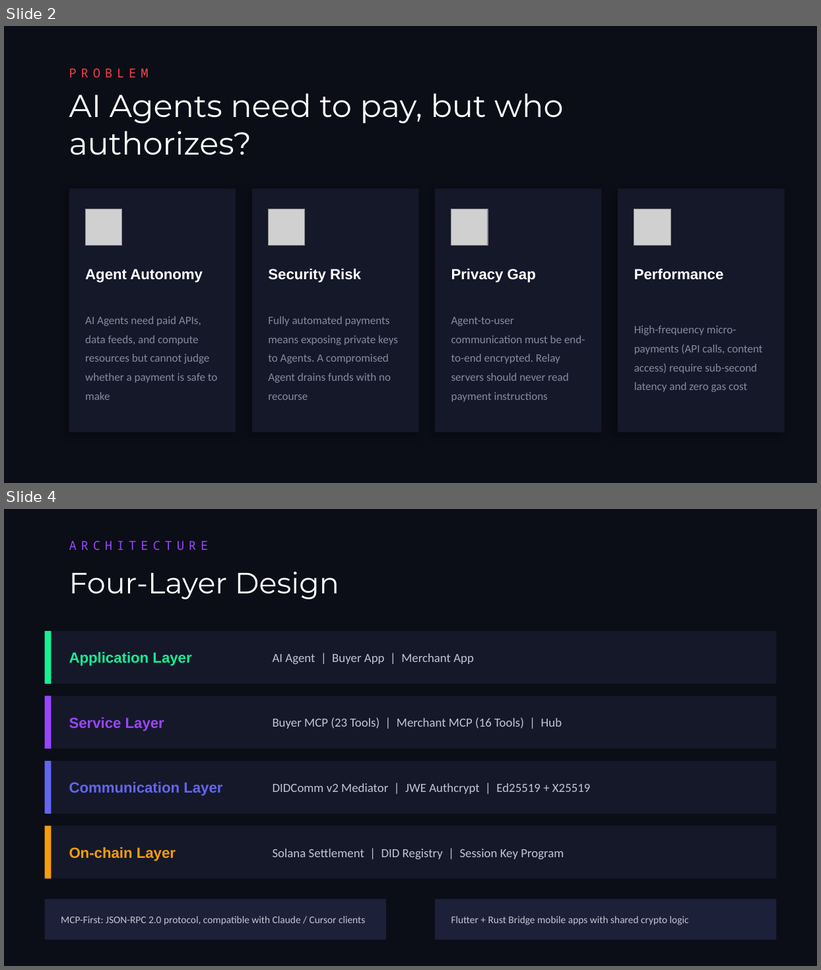
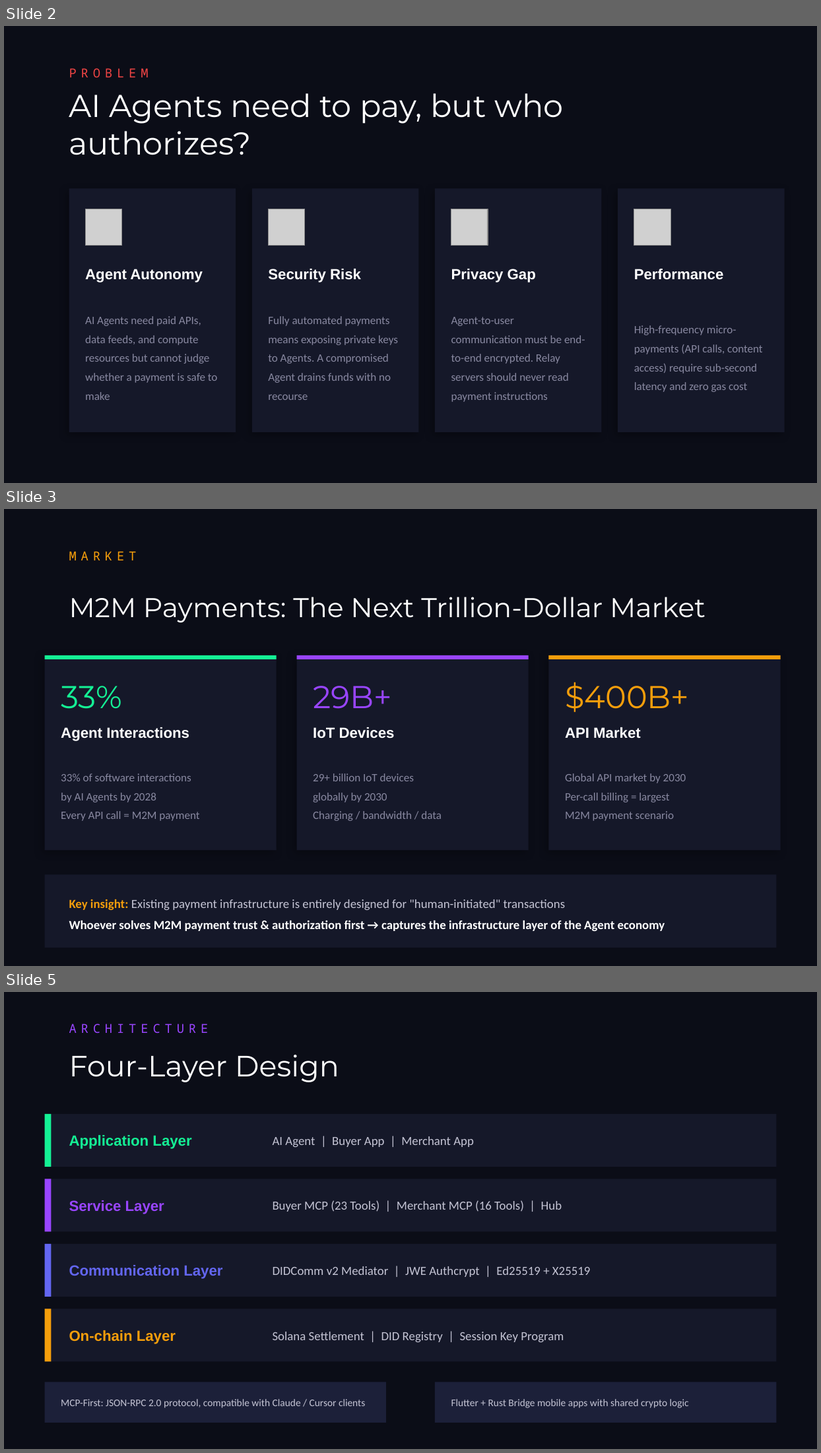
Before and after one commit to bamaao/ignite-pay, a slide deck: IgnitePay-Demo-EN.pptx. Shown one above the other, each under a label of ours: slides 2 and 4 before the commit, slides 2, 3 and 5 after it; the slides between them are not shown. The pictures are 821x970 and 821x1453 pixels, drawn with LibreOffice and Linux fonts; fonts in the diff are those of the drawing; grey boxes stand for pictures. Boxes give left, top, right and bottom in pixels: in the first picture for what was removed or moved away, otherwise in the second. Text is boxed around its words. In the diff, an @@ line names an element or a change of style, - is before the commit and + after.

```diff
--- a/IgnitePay-Demo-EN.pptx
+++ b/IgnitePay-Demo-EN.pptx
@@ slide 3 added at (x1=4, y1=509, x2=817, y2=966), background #0B0D17 @@
@@ text added at (x1=69, y1=551, x2=137, y2=560), 11 pt, text #F59E0B @@
+MARKET
@@ text added at (x1=69, y1=597, x2=706, y2=623), 24 pt, text #FFFFFF @@
+M2M Payments: The Next Trillion-Dollar Market
@@ rectangle added at (x1=45, y1=656, x2=277, y2=850), fill #151829 @@
@@ rectangle added at (x1=45, y1=656, x2=277, y2=659), fill #14F195 @@
@@ rectangle added at (x1=297, y1=656, x2=529, y2=850), fill #151829 @@
@@ rectangle added at (x1=297, y1=656, x2=529, y2=659), fill #9945FF @@
@@ rectangle added at (x1=548, y1=656, x2=781, y2=850), fill #151829 @@
@@ rectangle added at (x1=548, y1=656, x2=781, y2=659), fill #F59E0B @@
@@ text added at (x1=61, y1=686, x2=122, y2=709), 28 pt, text #14F195 @@
+33%
@@ text added at (x1=313, y1=686, x2=392, y2=709), 28 pt, text #9945FF @@
+29B+
@@ text added at (x1=565, y1=682, x2=689, y2=712), 28 pt, text #F59E0B @@
+$400B+
@@ text added at (x1=61, y1=727, x2=189, y2=741), 13 pt, text #FFFFFF, bold @@
+Agent Interactions
@@ text added at (x1=313, y1=727, x2=395, y2=739), 13 pt, text #FFFFFF, bold @@
+IoT Devices
@@ text added at (x1=565, y1=727, x2=641, y2=739), 13 pt, text #FFFFFF, bold @@
+API Market
@@ text added at (x1=61, y1=774, x2=199, y2=821), 10 pt, text #8888A0 @@
+33% of software interactions
+by AI Agents by 2028
+Every API call = M2M payment
@@ text added at (x1=313, y1=774, x2=442, y2=821), 10 pt, text #8888A0 @@
+29+ billion IoT devices
+globally by 2030
+Charging / bandwidth / data
@@ text added at (x1=565, y1=774, x2=686, y2=821), 10 pt, text #8888A0 @@
+Global API market by 2030
+Per-call billing = largest
+M2M payment scenario
@@ rectangle added at (x1=45, y1=875, x2=776, y2=948), fill #151829 @@
@@ text added at (x1=69, y1=899, x2=665, y2=931), 11 pt, text #FFFFFF, bold @@
+Key insight: Existing payment infrastructure is entirely designed for "human-initiated" transactions
+Whoever solves M2M payment trust & authorization first → captures the infrastructure layer of the Agent economy
@@ what was slide 4 is now slide 5 @@
```
Also in this commit, not shown: 5 slides changed, 5 other files.
